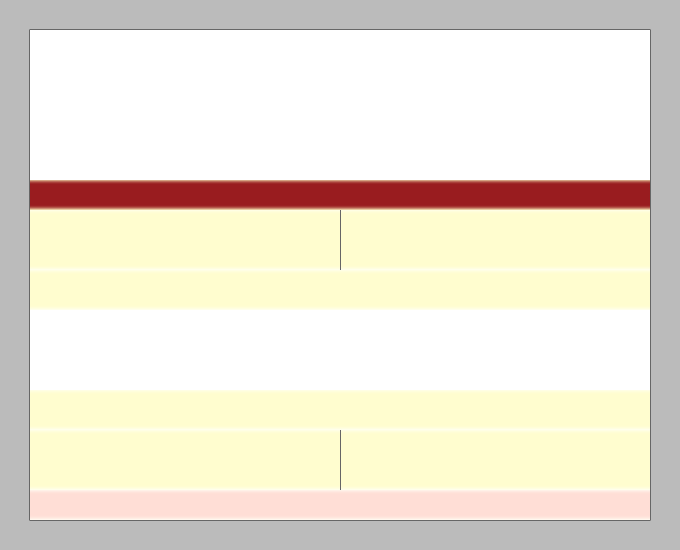
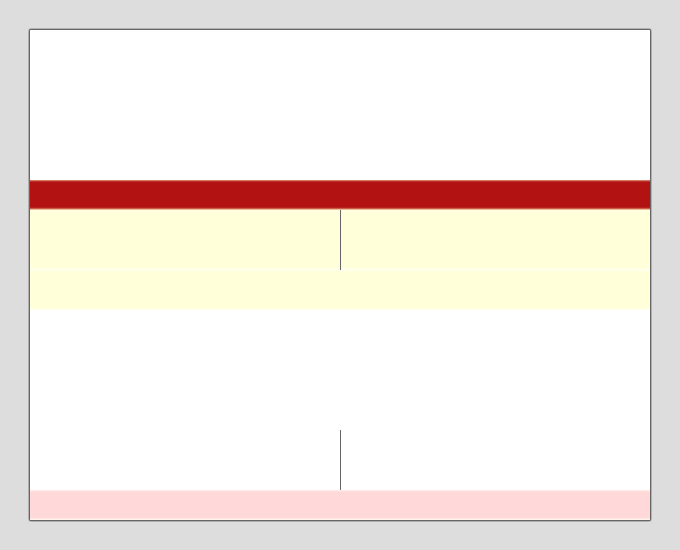
Layer changes from the first 680px x 550px image to the second:
painted on "navbar" over (x1=30, y1=180, x2=650, y2=210)
painted on "header boxes" over (x1=30, y1=212, x2=650, y2=267)
removed layer "footer boxes" over (x1=30, y1=430, x2=650, y2=490)
painted on "header widget" over (x1=30, y1=272, x2=650, y2=307)
removed layer "footer widget" over (x1=30, y1=390, x2=650, y2=430)
moved "footer" above "canvas", painted on it over (x1=30, y1=490, x2=650, y2=519)
painted on "Background" over (x1=0, y1=0, x2=680, y2=550)
